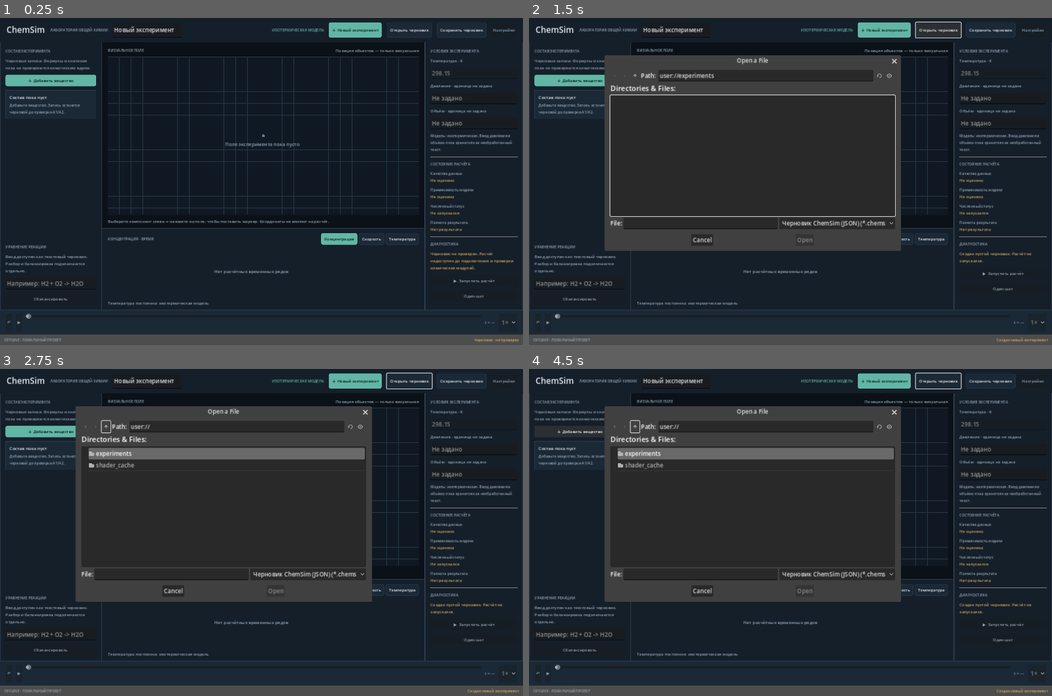
Above: before the commit, frames 1-4 (two rows, left to right).
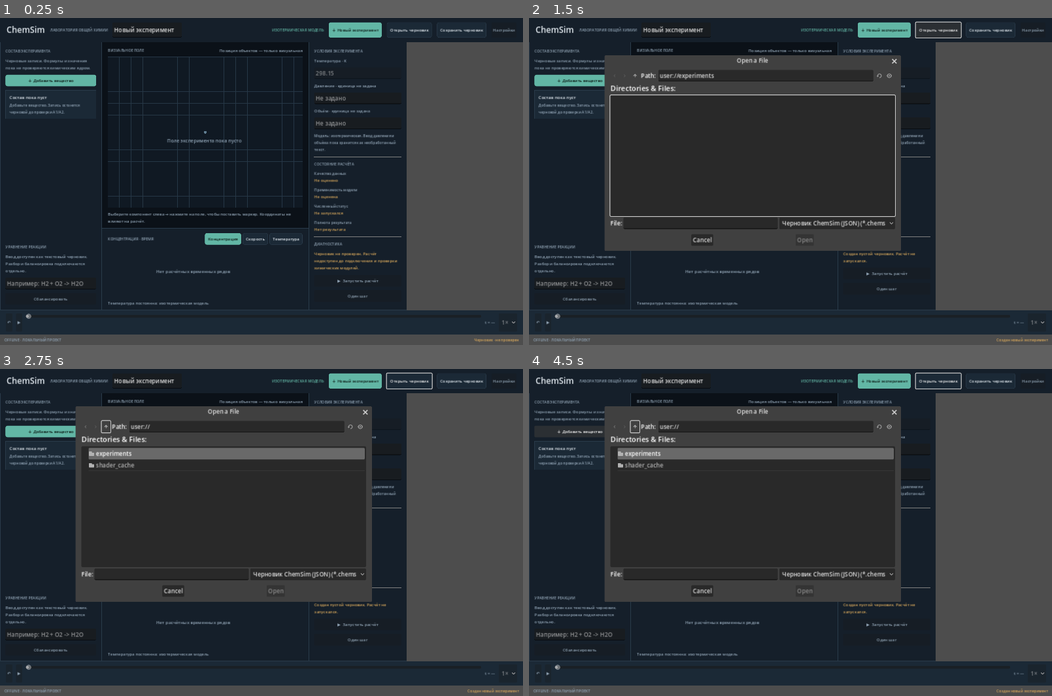
Above: after the commit, the same moments.

Repository: AndreyCokol/ChemSim
Game: Godot game, scene res://scenes/main.tscn
Two runs of this game, one before a commit and one after it. Both use one fixed random seed, a clock stepped at 60 frames per second and the inputs below.
Inputs (mouse positions are in pixels of both pictures, inside the frame that each line leads up to):
- Up to frame 1 (0.25 s): no input
- Up to frame 2 (1.5 s): click "＋ Новый эксперимент" at 0.5 s; click "Открыть черновик" at 1.25 s
- Up to frame 3 (2.75 s): click (104, 427) at 2 s
- Up to frame 4 (4.5 s): click (633, 427) at 2.75 s; click "Сохранить черновик" at 3.5 s; click "＋ Добавить вещество" at 4.25 s

The runs differ from the first frame. In frame 1, 21% of the frame differs, in the area x 20-100%, y 7-90%; in frame 2, 19%; in frame 3, 19%; in frame 4, 19%.

Commit message:
feat: make experiment workspace horizontally scrollable

Diff:
--- a/scripts/main.gd
+++ b/scripts/main.gd
@@ -54,10 +54,18 @@
 	add_child(page)
 	page.add_child(_header())
 
+	var body_scroll := ScrollContainer.new()
+	body_scroll.size_flags_horizontal = Control.SIZE_EXPAND_FILL
+	body_scroll.size_flags_vertical = Control.SIZE_EXPAND_FILL
+	body_scroll.horizontal_scroll_mode = ScrollContainer.SCROLL_MODE_AUTO
+	body_scroll.vertical_scroll_mode = ScrollContainer.SCROLL_MODE_DISABLED
+	page.add_child(body_scroll)
+
 	var body := HBoxContainer.new()
+	body.custom_minimum_size.x = 1120
 	body.size_flags_vertical = Control.SIZE_EXPAND_FILL
 	body.add_theme_constant_override("separation", 0)
-	page.add_child(body)
+	body_scroll.add_child(body)
 	body.add_child(_left_panel())
 	body.add_child(_center_panel())
 	body.add_child(_right_panel())
